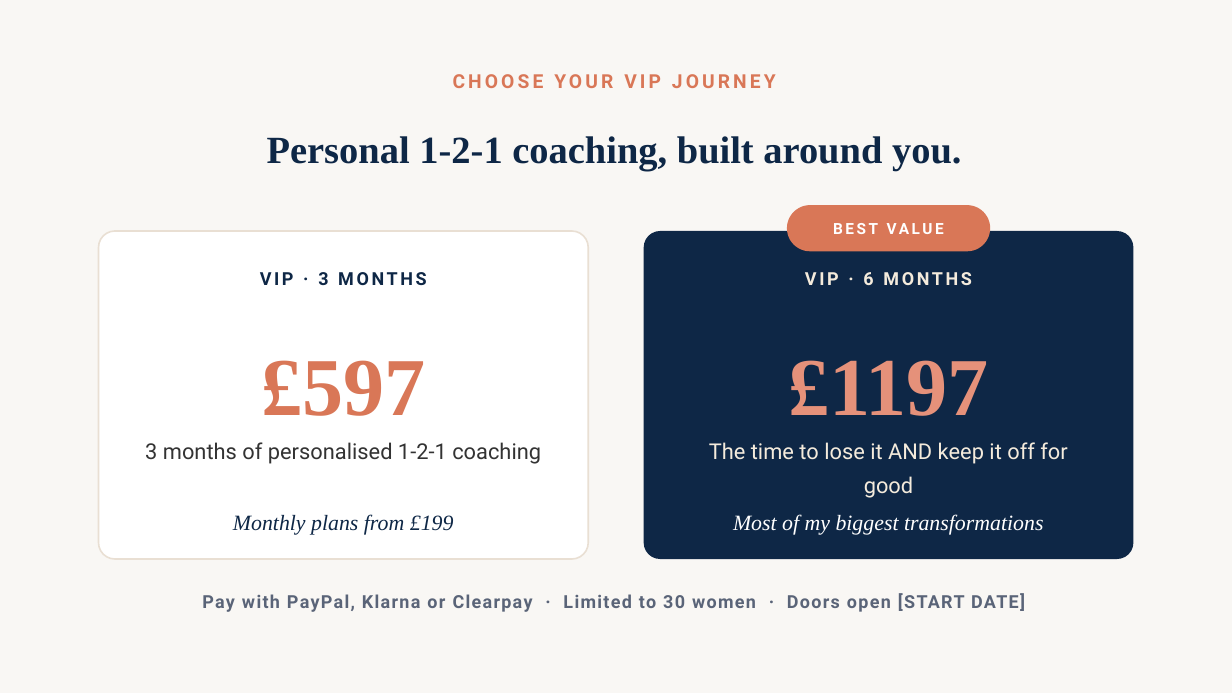
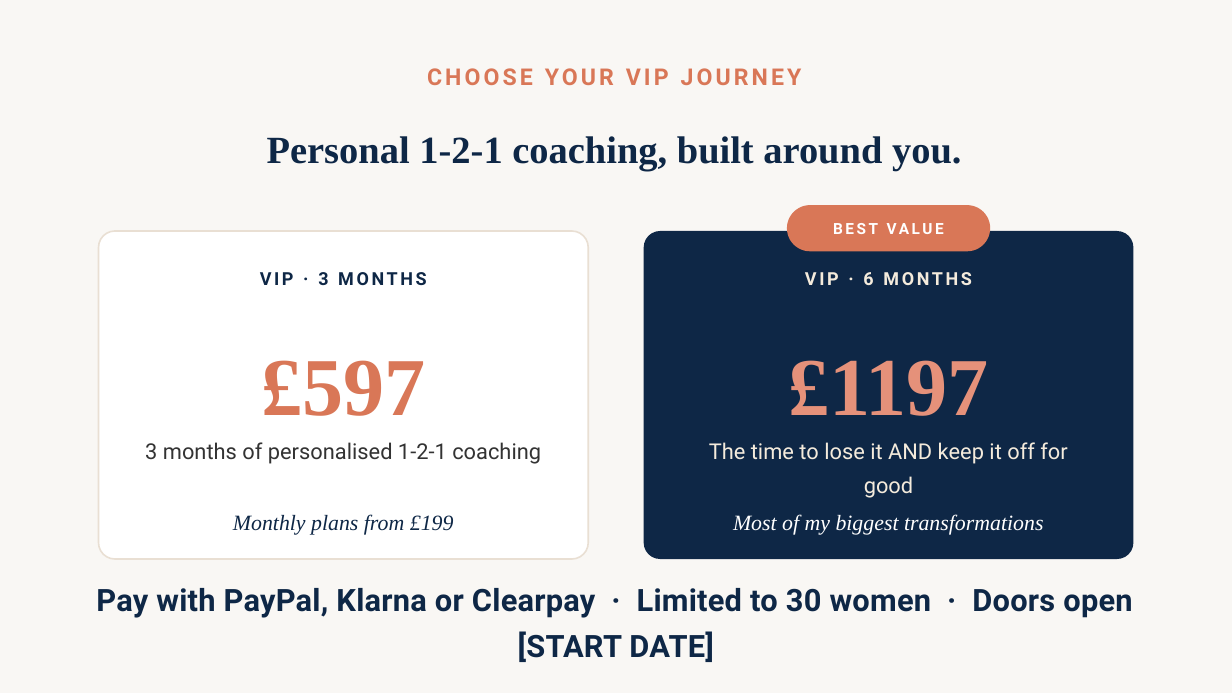
Before and after one commit to WeAreWLA/21-day-reset, a slide deck: slide 18 of wla-vip-121-deck.pptx. Drawn at 1232x693 pixels with LibreOffice and Linux fonts; fonts in the diff are those of the drawing. Boxes give left, top, right and bottom in pixels: in the first picture for what was removed or moved away, otherwise in the second. Text is boxed around its words. In the diff, an @@ line names an element or a change of style, - is before the commit and + after.

Commit message:
VIP deck: new hook + larger eyebrows/labels + standout pricing line
- Replace stale 'VIP is back' hook with evergreen 'limited 1-2-1 spots' angle
  (opening + callout slides reworked)
- Bump all eyebrow/section labels and callout pills to 18pt
- Make the pricing payment/availability line 24pt navy so it stands out

```diff
--- a/wla-vip-121-deck.pptx
+++ b/wla-vip-121-deck.pptx
@@ text "CHOOSE YOUR VIP JOURNEY": place and size @@
-text "CHOOSE YOUR VIP JOURNEY" at (453, 74, 776, 88)
+text "CHOOSE YOUR VIP JOURNEY" at (427, 68, 802, 85)
@@ text "CHOOSE YOUR VIP JOURNEY" at (427, 68, 802, 85): size 15 to 18 pt @@
@@ text "Pay with PayPal, Klarna or ...": place and size @@
-text "Pay with PayPal, Klarna or ..." at (202, 593, 1025, 612)
+text "Pay with PayPal, Klarna or ..." at (96, 588, 1132, 662)
@@ text "Pay with PayPal, Klarna or ..." at (96, 588, 1132, 662): size 14 to 24 pt, text colour #5A6478 to #0E2746, letter spacing 1 to 0.2 pt; line spacing 1.2 to 1.25 @@
```
Also in this commit, not shown: 17 other slides changed, 2 slides added, 2 slides removed, 1 other file.
